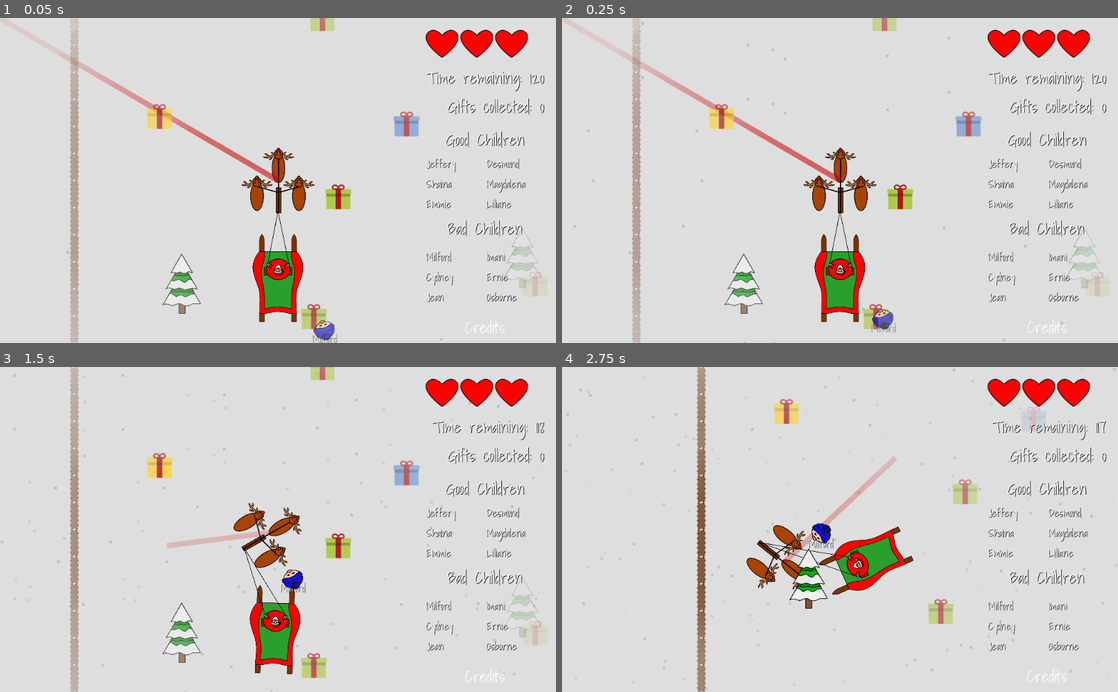
Above: before the commit, frames 1-4 (two rows, left to right).
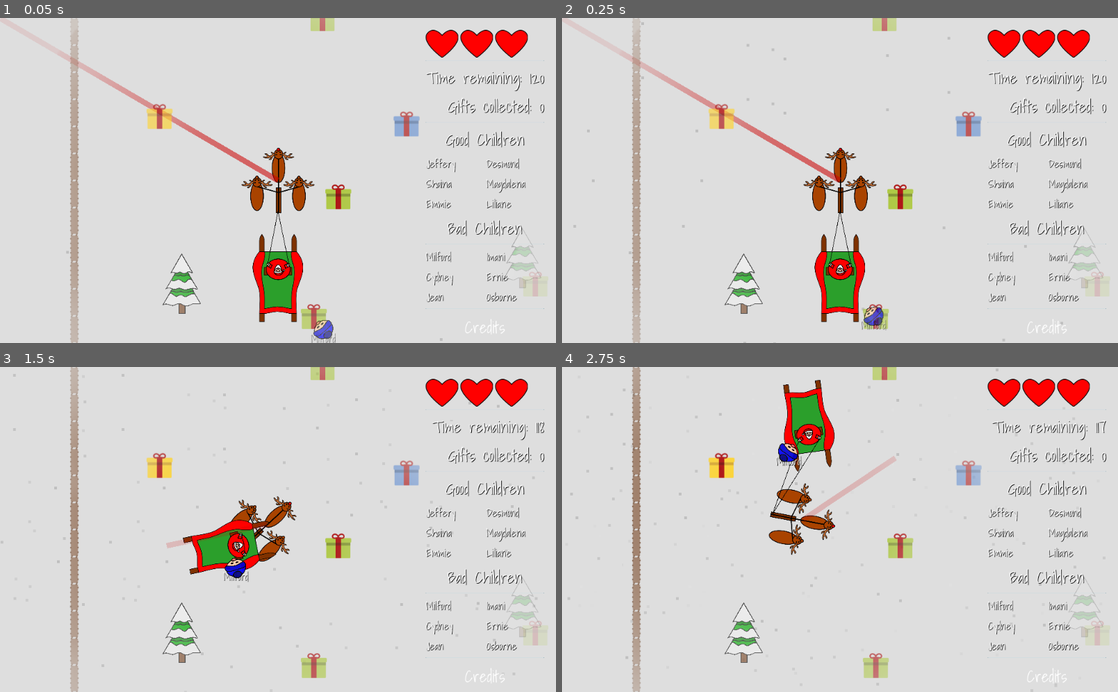
Above: after the commit, the same moments.

Repository: GameDrivenDesign/SebastHolyWandarousChristmasGame
Game: Godot game, scene res://scenes/world/world.tscn
Same seed, same stepped clock (60 frames per second), same inputs: the game is played once before the commit and once after it.
Inputs (mouse positions are in pixels of both pictures, inside the frame that each line leads up to):
- Up to frame 1 (0.05 s): no input
- Up to frame 2 (0.25 s): no input
- Up to frame 3 (1.5 s): move the mouse to (400, 513) at 0.52 s; hold Right (right) 0.53-1.28 s; hold Right mouse button (coal_projectile) 0.53-1.28 s; move the mouse to (166, 545) at 1.27 s; hold Down (down) from 1.28 s (still down); tap Ctrl (coal_projectile_full_auto_modifier) at 1.35 s
- Up to frame 4 (2.75 s): move the mouse to (895, 458) at 2.02 s; release Down (down) at 2.03 s; hold Right (right) from 2.03 s (still down); click (895, 458) at 2.1 s

The runs differ from the first frame. In frame 1, 0.2% of the frame differs, in the area x 56-61%, y 92-100%; in frame 2, 0.3%; in frame 3, 4.7%; in frame 4, 12%, in the area x 0-100%, y 0-100%.

Commit message:
kids chasing sleigh and again better controls maybe

Diff:
--- a/scenes/dumb_kid/dumb_kid.gd
+++ b/scenes/dumb_kid/dumb_kid.gd
@@ -10,6 +10,7 @@
 export (bool) var got_gift = false
 
 var player
+var sleigh
 
 export (bool) var is_good_kid = true
 
@@ -23,6 +24,7 @@
 
 func _ready():
 	player = get_parent().get_parent().get_node("player")
+	sleigh = player.get_node("RigidBody2D")
 	$Sprite.set_texture(images[randi() % images.size()])
 
 func _process(delta):
@@ -31,14 +33,14 @@
 	if !alive:
 		return
 
-	var target_position = player.position
+	var target_position = sleigh.global_position
 	var direction = (target_position - position)
 
 	var speed = ((min_distance - direction.length()) / min_distance) * max_speed
 
 	velocity = float(direction.length() <= min_distance) * direction.normalized() * speed
 
-	look_at(player.position)
+	look_at(target_position)
 
 	$name_container.rotation = -rotation
 
--- a/scenes/dumb_kid/dumb_kid.tscn
+++ b/scenes/dumb_kid/dumb_kid.tscn
@@ -9,7 +9,7 @@
 custom_solver_bias = 0.0
 extents = Vector2( 10, 10 )
 
-[node name="dumb_kid" type="KinematicBody2D" index="0" groups=[
+[node name="dumb_kid" type="KinematicBody2D" groups=[
 "dumb_kids",
 ]]
 
--- a/scenes/player/player.tscn
+++ b/scenes/player/player.tscn
@@ -9,7 +9,7 @@
 [sub_resource type="RectangleShape2D" id=1]
 
 custom_solver_bias = 0.0
-extents = Vector2( 10, 10 )
+extents = Vector2( 6.15845, 10 )
 
 [sub_resource type="RectangleShape2D" id=2]
 
@@ -41,7 +41,7 @@
 script = ExtResource( 1 )
 _sections_unfolded = [ "Angular", "Collision", "Linear" ]
 speed = 21
-rotation_speed = 4.5
+rotation_speed = 8.0
 
 [node name="sprite" type="Sprite" parent="." index="0"]
 
@@ -52,7 +52,7 @@
 
 [node name="collision_shape" type="CollisionShape2D" parent="." index="1"]
 
-position = Vector2( 1.50006, 11.6833 )
+position = Vector2( 1.01239, -21.4786 )
 scale = Vector2( 2.42308, 2.28333 )
 shape = SubResource( 1 )
 _sections_unfolded = [ "Transform" ]
@@ -103,7 +103,7 @@
 collision_mask = 33
 mode = 0
 mass = 0.03
-friction = 0.7
+friction = 0.8
 bounce = 0.0
 gravity_scale = 1.0
 custom_integrator = false
@@ -150,8 +150,8 @@
 disable_collision = false
 length = 55.0
 rest_length = 0.0
-stiffness = 10.0
-damping = 0.7
+stiffness = 3.0
+damping = 0.01
 _sections_unfolded = [ "Material", "Transform", "Visibility" ]
 
 [node name="pos_con_deer" type="Position2D" parent="." index="6"]
